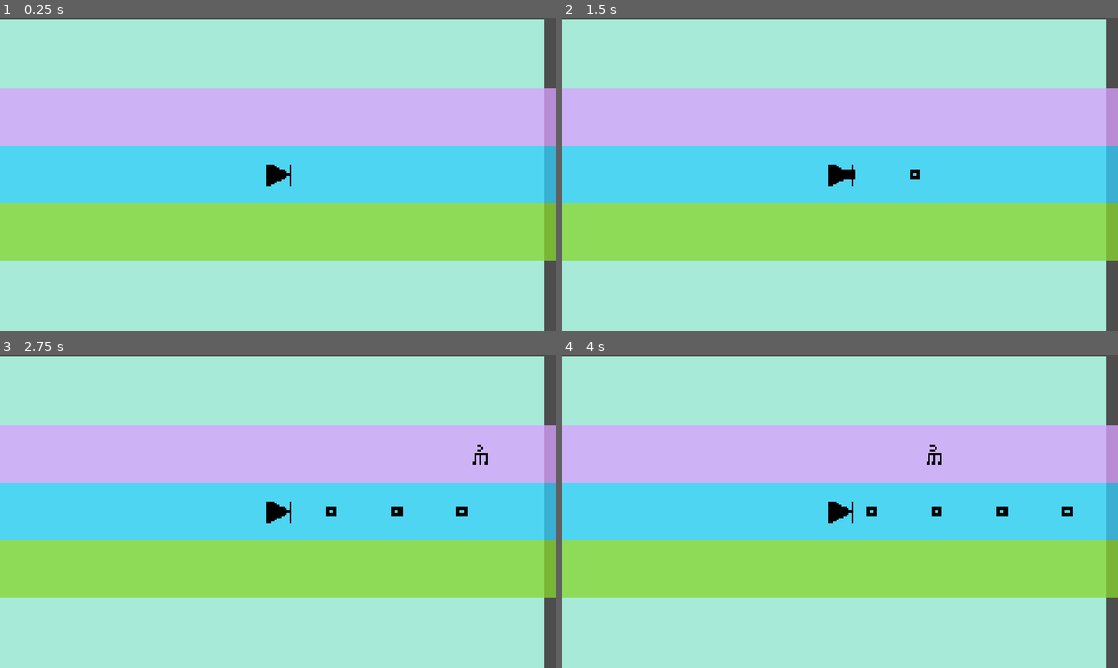
Above: before the commit, frames 1-4 (two rows, left to right).
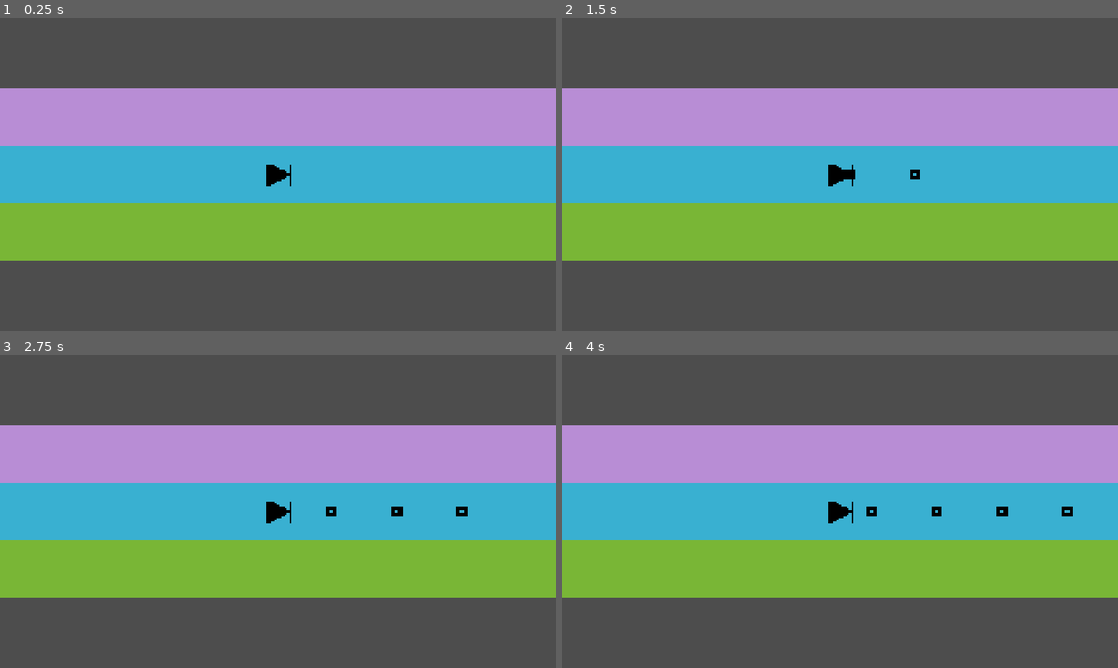
Above: after the commit, the same moments.

Repository: chorwat2137/haven-2026
Game: Godot game, scene res://scenes/main.tscn
The game is run twice, just before and just after one commit, with the same random seed, the same clock (stepped at 60 frames per second) and the same inputs. This scene is started directly instead of the project's main scene.
Inputs:
- Up to frame 1 (0.25 s): no input
- Up to frame 2 (1.5 s): tap Enter (ui_accept) at 0.5, 0.77 s; hold Right (ui_right) from 0.53 s (still down); tap Space (shoot) at 0.6, 1.35 s
- Up to frame 3 (2.75 s): tap Enter (ui_accept) at 1.52 s; release Right (ui_right) at 2.03 s; hold Left (ui_left) from 2.03 s (still down); tap Space (shoot) at 2.1 s
- Up to frame 4 (4 s): release Left (ui_left) at 2.78 s; hold Right (ui_right) from 2.78 s (still down); tap Space (shoot) at 2.85, 3.6 s; tap Enter (ui_accept) at 3.02, 3.77 s

The runs differ from the first frame. In frame 1, 97% of the frame differs, in the area x 0-98%, y 0-100%; in frame 2, 97%; in frame 3, 97%; in frame 4, 97%.
Error after the commit: Invalid access to property or key 'position' on a base object of type 'Node'. (res://scripts/main.gd:20)

Commit message:
Automatic sync

Diff:
--- a/scenes/spectrum.tscn
+++ b/scenes/spectrum.tscn
@@ -1,14 +1,3 @@
 [gd_scene format=3 uid="uid://g1ip3d8jtu60"]
 
-[ext_resource type="AudioStream" uid="uid://5y3mbq1d6jku" path="res://sfx/music/Ayahuasca - New Moon.wav" id="1_xa28d"]
-[ext_resource type="Script" uid="uid://b216yxp764dc4" path="res://scripts/spectrum.gd" id="2_ehwwu"]
-
-[node name="ColorRect" type="ColorRect" unique_id=1064026021]
-offset_right = 1920.0
-offset_bottom = 1080.0
-color = Color(0.654902, 0.91764706, 0.84313726, 1)
-script = ExtResource("2_ehwwu")
-
-[node name="AudioStreamPlayer2" type="AudioStreamPlayer" parent="." unique_id=1159309138]
-stream = ExtResource("1_xa28d")
-autoplay = true
+[node name="Object" type="Object" unique_id=1064026021]
